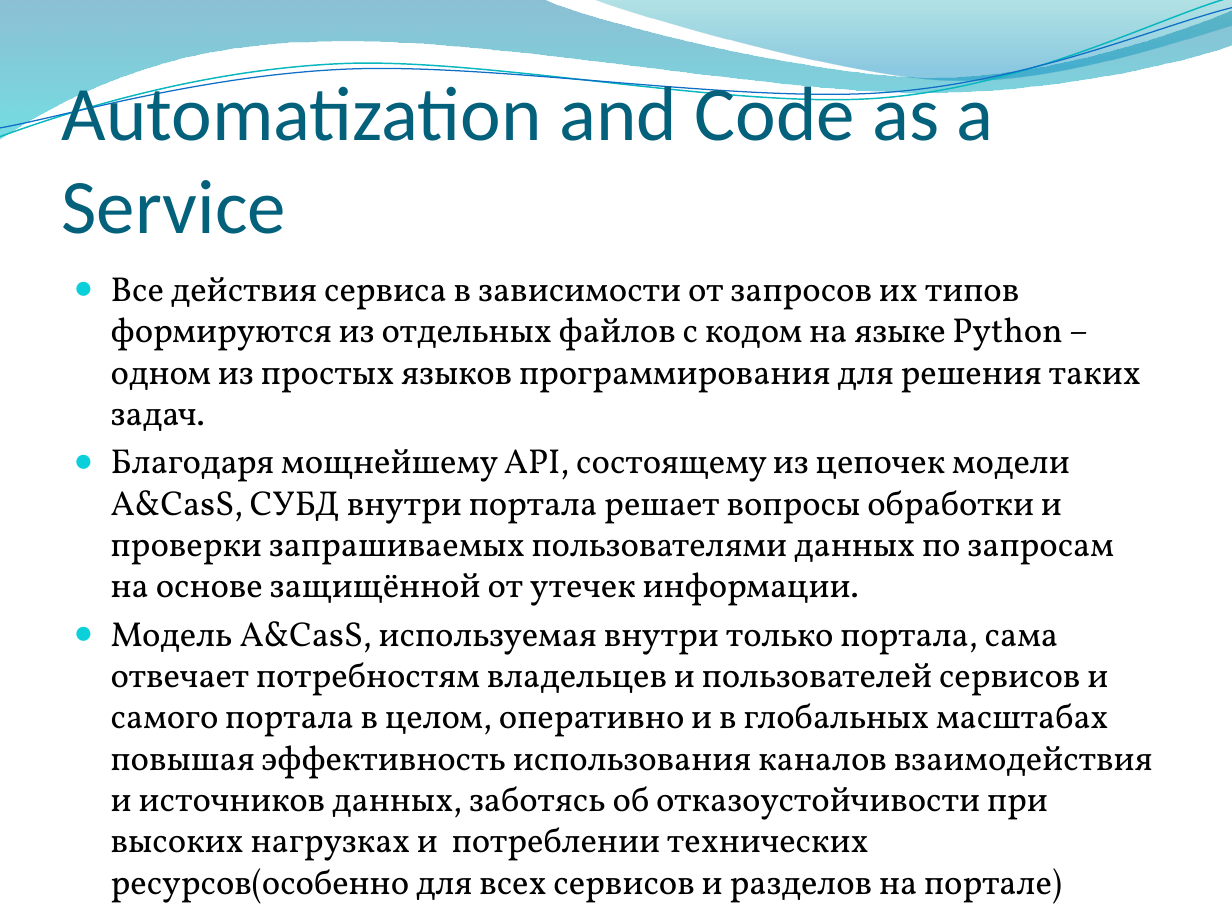
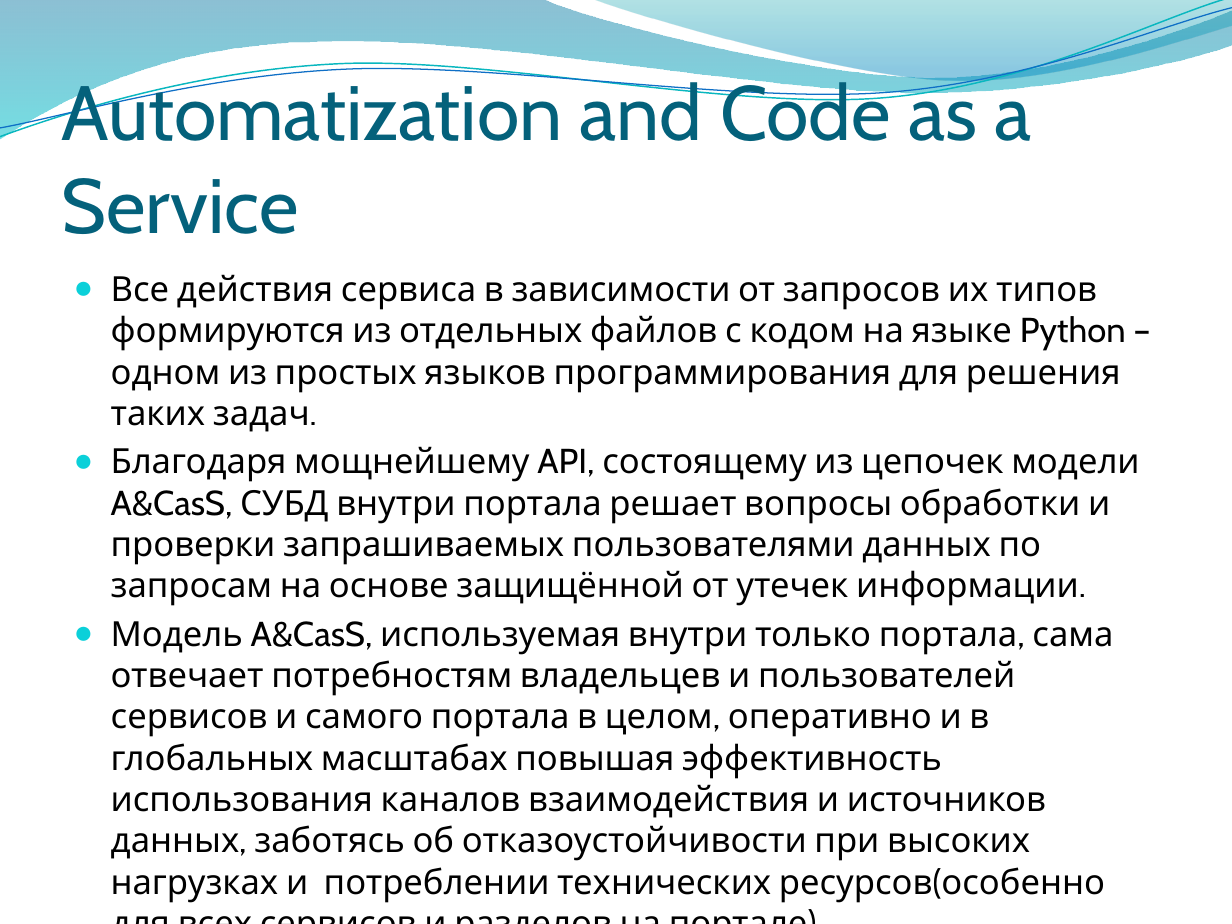
Before and after one commit to Serzol64/investportalAplex, a slide deck: slide 22 of PortalServices.pptx (slide 20 before the commit). Drawn at 1232x924 pixels with LibreOffice and Linux fonts; fonts in the diff are those of the drawing; background and template pictures are left out. Boxes give left, top, right and bottom in pixels: in the first picture for what was removed or moved away, otherwise in the second. Text is boxed around its words. In the diff, an @@ line names an element or a change of style, - is before the commit and + after.

Commit message:
Service Page Prestart Markup

```diff
--- a/PortalServices.pptx
+++ b/PortalServices.pptx
@@ title "Automatization and Code as a ..." at (62,76,1032,234): font Calibri to Cabin @@
@@ text "Все действия сервиса в зависимости ..." at (111,274,1139,903): font Vollkorn to Cabin @@
```
Also in this commit, not shown: 4 other slides changed, 2 slides added, 4 other files.
